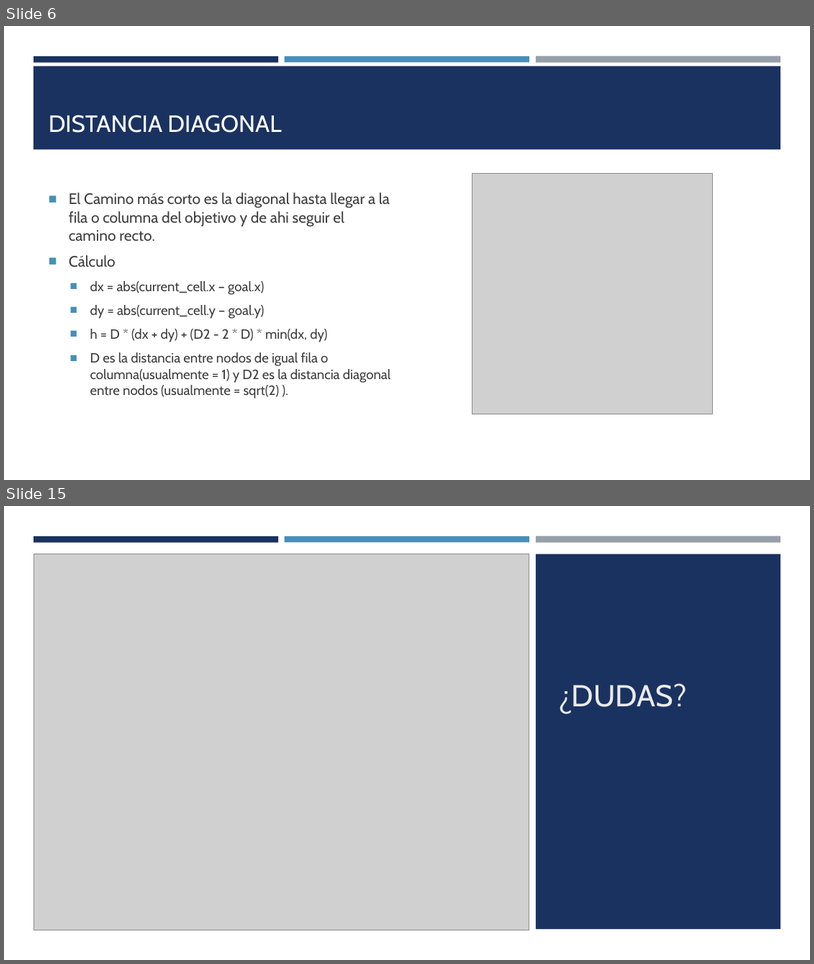
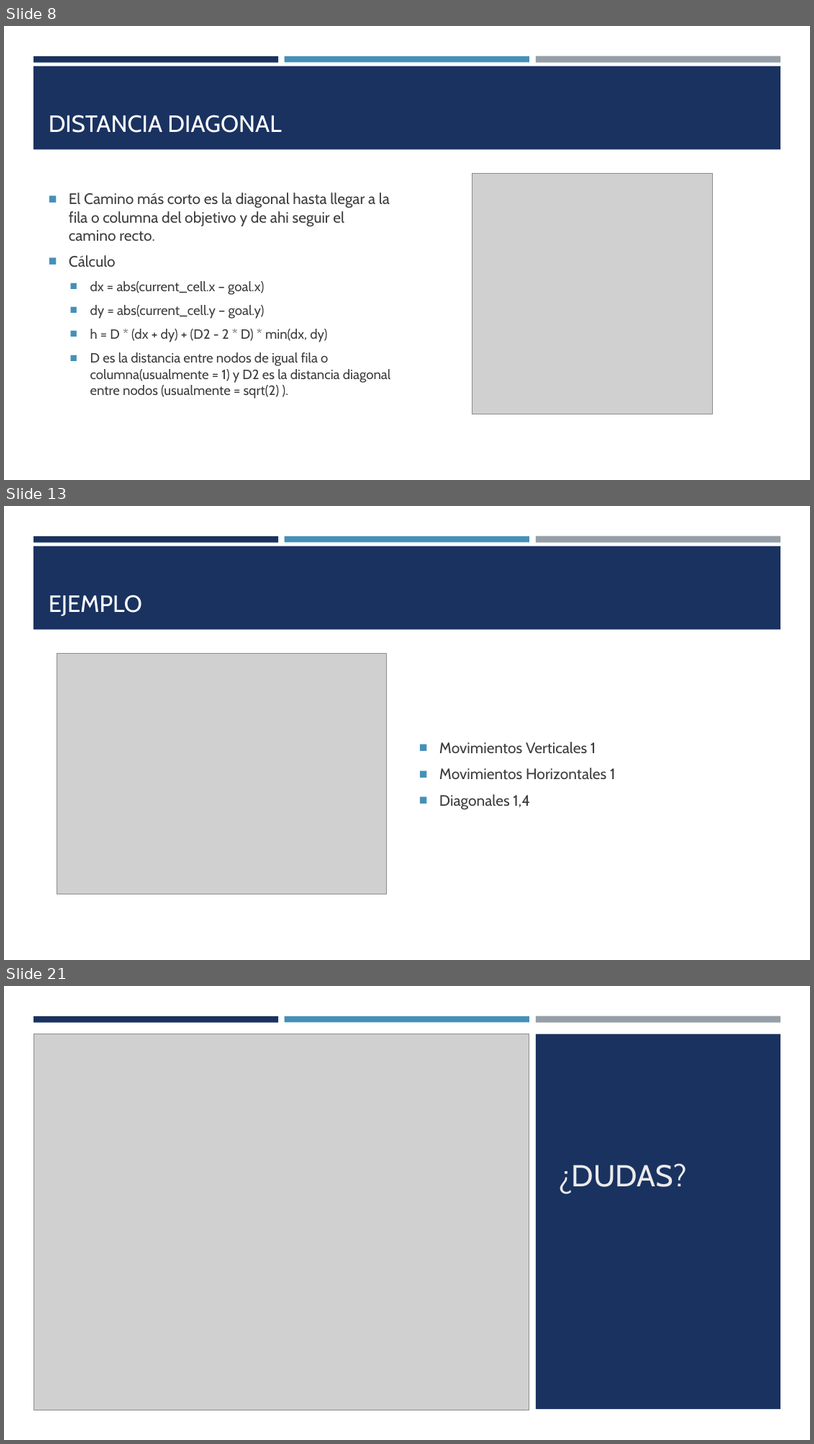
Before and after one commit to Martin-Roberto-lecuona/TP_Algoritmo_GRAFO, a slide deck: presentacion/algoritmo A.pptx. Shown one above the other, each under a label of ours: slides 6 and 15 before the commit, slides 8, 13 and 21 after it; the slides between them are not shown. The pictures are 814x964 and 814x1444 pixels, drawn with LibreOffice and Linux fonts; fonts in the diff are those of the drawing; grey boxes stand for pictures. Boxes give left, top, right and bottom in pixels: in the first picture for what was removed or moved away, otherwise in the second. Text is boxed around its words. In the diff, an @@ line names an element or a change of style, - is before the commit and + after.

```diff
--- a/presentacion/algoritmo A.pptx
+++ b/presentacion/algoritmo A.pptx
@@ slide 13 added at [4,506,810,960], background #FFFFFF; not listed: 4 template elements that a slide beside it also shows @@
@@ title added at [49,595,142,616], 28 pt, text #FFFFFF @@
+EJEMPLO
@@ picture added at [57,654,387,894] @@
@@ text added at [440,741,615,809], 18 pt, text #3D3D3D @@
+■ Movimientos Verticales 1
+■ Movimientos Horizontales 1
+■ Diagonales 1,4
@@ what was slide 6 is now slide 8 @@
@@ what was slide 15 is now slide 21 @@
```
Also in this commit, not shown: 3 slides changed, 11 other slides added, 6 slides removed, 4 other files.
